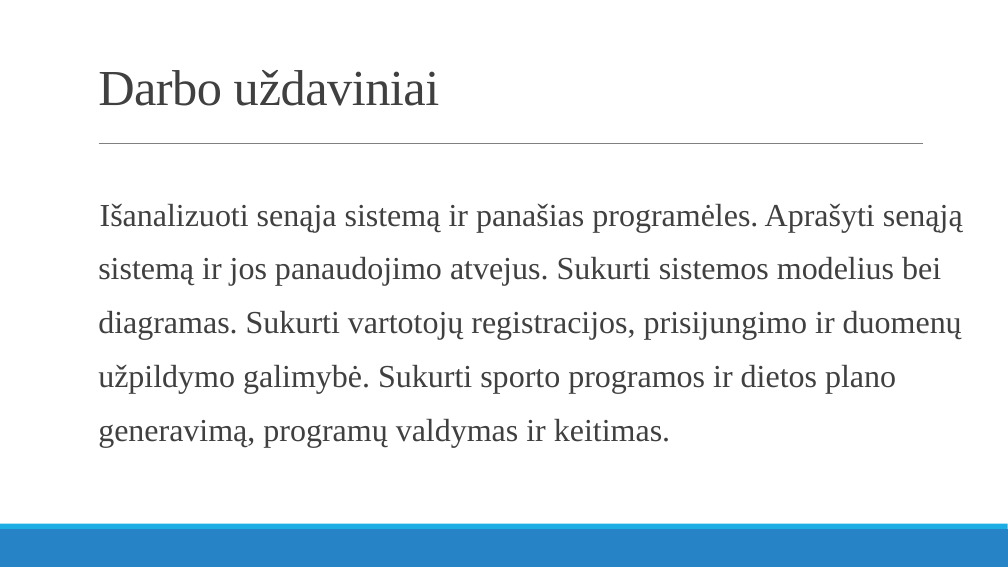
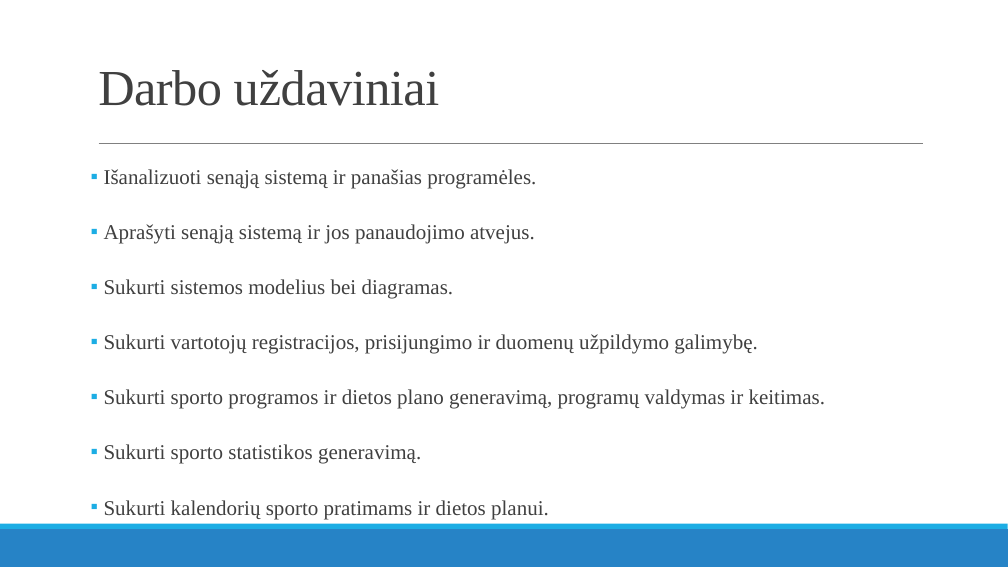
Before and after one commit to Friggid/mif-health, a slide deck: slide 3 of doc/Sporto treniruočių programos parinkimo mobilioji programa.pptx. Drawn at 1008x567 pixels with LibreOffice and Linux fonts; fonts in the diff are those of the drawing. Boxes give left, top, right and bottom in pixels: in the first picture for what was removed or moved away, otherwise in the second. Text is boxed around its words. In the diff, an @@ line names an element or a change of style, - is before the commit and + after.

```diff
--- a/doc/Sporto treniruočių programos parinkimo mobilioji programa.pptx
+++ b/doc/Sporto treniruočių programos parinkimo mobilioji programa.pptx
@@ text at box(104, 169, 825, 519): text changed; size 30.5 to 20 pt @@
-  Išanalizuoti senąja sistemą ir panašias programėles. Aprašyti senąją sistemą ir jos panaudojimo atvejus. Sukurti sistemos modelius bei diagramas. Sukurti vartotojų registracijos, prisijungimo ir duomenų užpildymo galimybė. Sukurti sporto programos ir dietos plano generavimą, programų valdymas ir keitimas.
+▪ Išanalizuoti senąją sistemą ir panašias programėles.
+▪ Aprašyti senąją sistemą ir jos panaudojimo atvejus.
+▪ Sukurti sistemos modelius bei diagramas.
+▪ Sukurti vartotojų registracijos, prisijungimo ir duomenų užpildymo galimybę.
+▪ Sukurti sporto programos ir dietos plano generavimą, programų valdymas ir keitimas.
+▪ Sukurti sporto statistikos generavimą.
+▪ Sukurti kalendorių sporto pratimams ir dietos planui.
```
Also in this commit, not shown: 4 other slides changed, 3 slides added, 4 slides removed, 14 other files.
